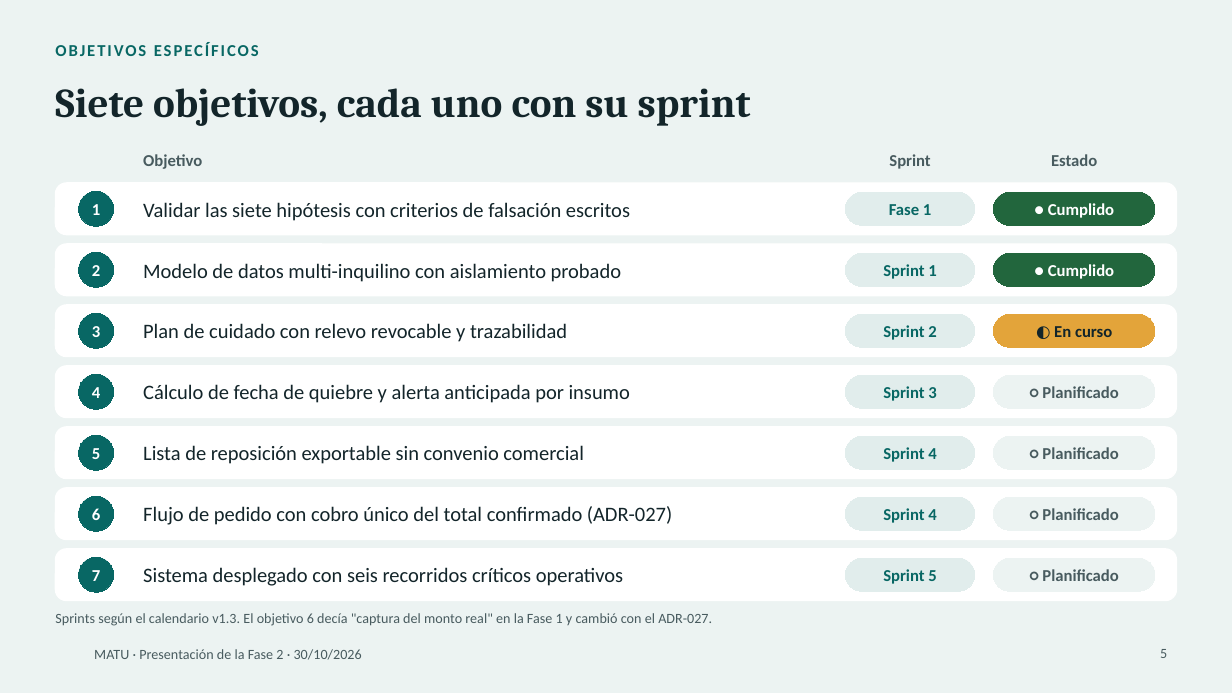
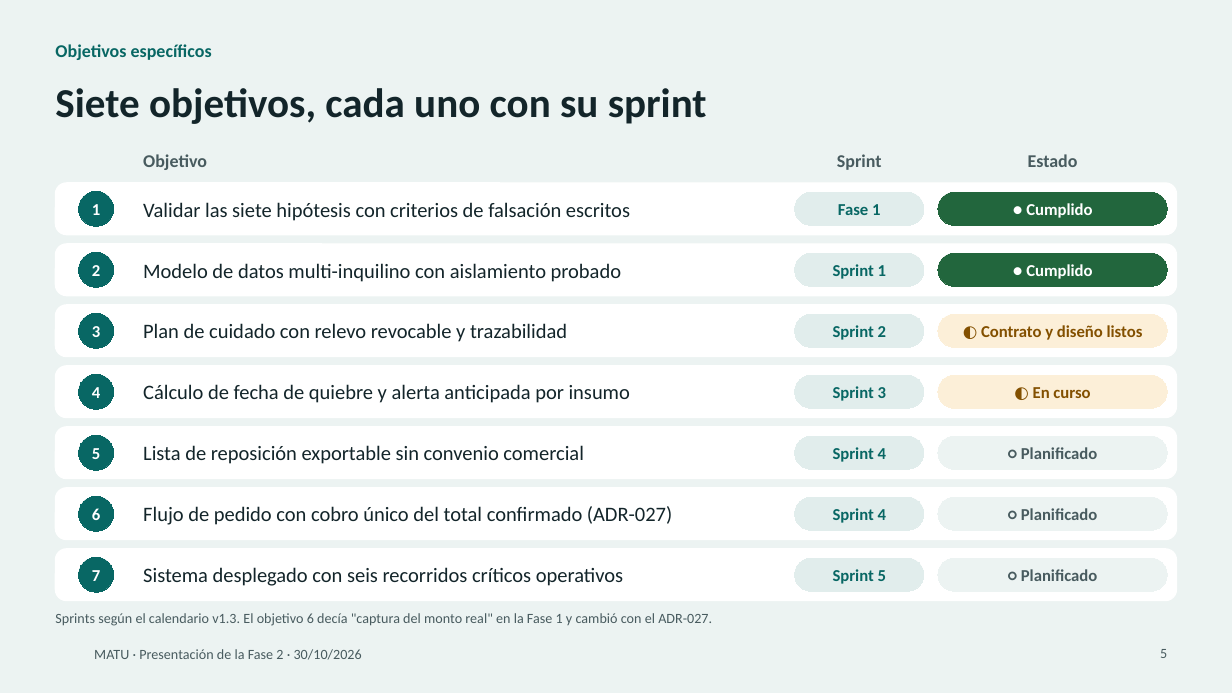
Before and after one commit to MartinHenriquez131/MATU, a slide deck: slide 5 of Fase 2/Evidencias Proyecto/MATU_Presentacion_Fase2.pptx. Drawn at 1232x693 pixels with LibreOffice and Linux fonts; fonts in the diff are those of the drawing; background and template pictures are left out. Boxes give left, top, right and bottom in pixels: in the first picture for what was removed or moved away, otherwise in the second. Text is boxed around its words. In the diff, an @@ line names an element or a change of style, - is before the commit and + after.

```diff
--- a/Fase 2/Evidencias Proyecto/MATU_Presentacion_Fase2.pptx
+++ b/Fase 2/Evidencias Proyecto/MATU_Presentacion_Fase2.pptx
@@ text at [55, 44, 212, 60]: text changed; size 13 to 14 pt @@
-OBJETIVOS ESPECÍFICOS
+Objetivos específicos
@@ title "Siete objetivos, cada uno con ..." at [55, 88, 707, 124]: font Cambria to Calibri @@
@@ size 13 to 14 pt in 3 elements at [143, 154, 207, 170], [837, 154, 882, 170], [1028, 154, 1078, 167] @@
@@ text "Estado": place and size @@
-text "Estado" at [1051, 154, 1097, 166]
+text "Estado" at [1028, 154, 1078, 167]
@@ rounded rectangle "● Cumplido": place and size @@
-rounded rectangle "● Cumplido" at [994, 192, 1155, 226]
+rounded rectangle "● Cumplido" at [938, 192, 1167, 226]
@@ rounded rectangle "● Cumplido": place and size @@
-rounded rectangle "● Cumplido" at [994, 253, 1155, 287]
+rounded rectangle "● Cumplido" at [938, 253, 1167, 287]
@@ rounded rectangle added at [938, 314, 1167, 348], fill #FCEFD8, outline #FCEFD8 0.75 pt, 13 pt, text #835000, bold @@
+◐ Contrato y diseño listos
@@ rounded rectangle "◐ En curso": place and size @@
-rounded rectangle "◐ En curso" at [994, 314, 1155, 348]
+rounded rectangle "◐ En curso" at [938, 375, 1167, 409]
@@ rounded rectangle "◐ En curso" at [938, 375, 1167, 409]: text colour #13252A to #835000; fill #E3A43A to #FCEFD8; outline #E3A43A 0.75 pt to #FCEFD8 0.75 pt @@
@@ rounded rectangle removed at [994, 375, 1155, 409] @@
-○ Planificado
@@ rounded rectangle "○ Planificado": place and size @@
-rounded rectangle "○ Planificado" at [994, 436, 1155, 470]
+rounded rectangle "○ Planificado" at [938, 436, 1167, 470]
@@ rounded rectangle "○ Planificado": place and size @@
-rounded rectangle "○ Planificado" at [994, 497, 1155, 531]
+rounded rectangle "○ Planificado" at [938, 497, 1167, 531]
@@ 7 rounded rectangles, 1 text: place and size @@
-7 rounded rectangles, 1 text at [846, 154, 975, 592]
+7 rounded rectangles, 1 text at [795, 154, 924, 592]
@@ rounded rectangle "○ Planificado": place and size @@
-rounded rectangle "○ Planificado" at [994, 558, 1155, 592]
+rounded rectangle "○ Planificado" at [938, 558, 1167, 592]
```
Also in this commit, not shown: 16 other slides changed, 1 slide added, 2 other files.
